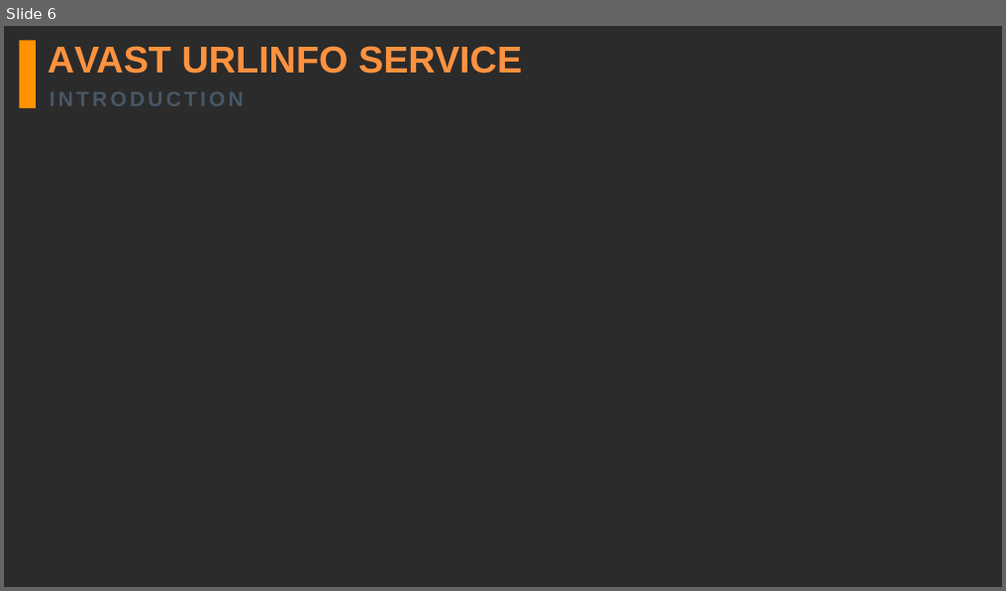
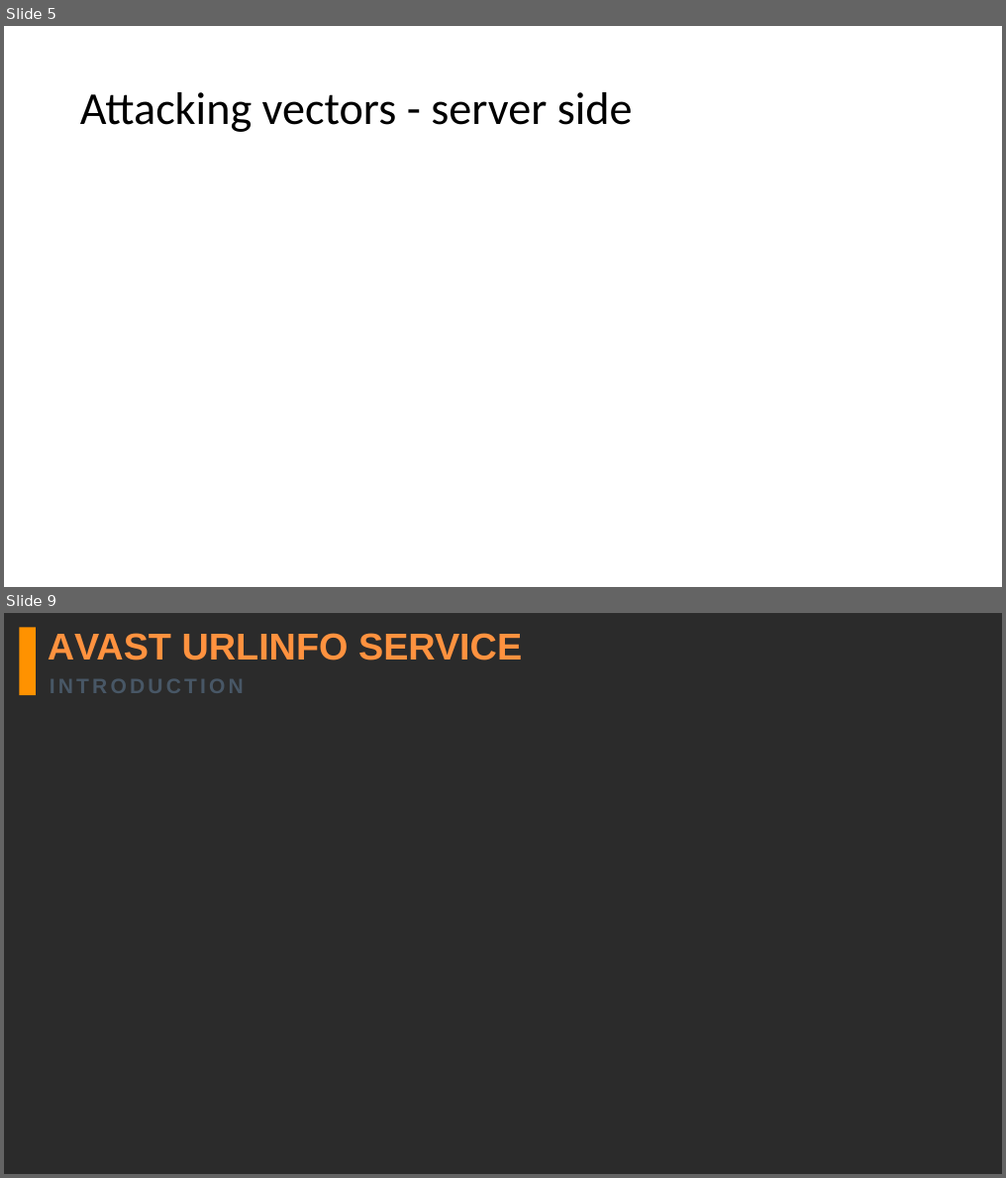
Before and after one commit to jacqbb/webscan, a slide deck: urlinfo_presentation.pptx. Shown one above the other, each under a label of ours: slide 6 before the commit, slides 5 and 9 after it; the slides between them are not shown. The pictures are 1006x591 and 1006x1178 pixels, drawn with LibreOffice and Linux fonts; fonts in the diff are those of the drawing; background and template pictures are left out; a plain dark background stands for a picture behind light text. Boxes give left, top, right and bottom in pixels: in the first picture for what was removed or moved away, otherwise in the second. Text is boxed around its words. In the diff, an @@ line names an element or a change of style, - is before the commit and + after.

```diff
--- a/urlinfo_presentation.pptx
+++ b/urlinfo_presentation.pptx
@@ slide 5 added at box(4, 26, 1002, 587), background picture (left out) @@
@@ title added at box(80, 92, 633, 132), 44 pt, text #000000 @@
+Attacking vectors - server side
@@ what was slide 6 is now slide 9 @@
```
Also in this commit, not shown: 6 slides changed, 16 other slides added, 6 other files.
